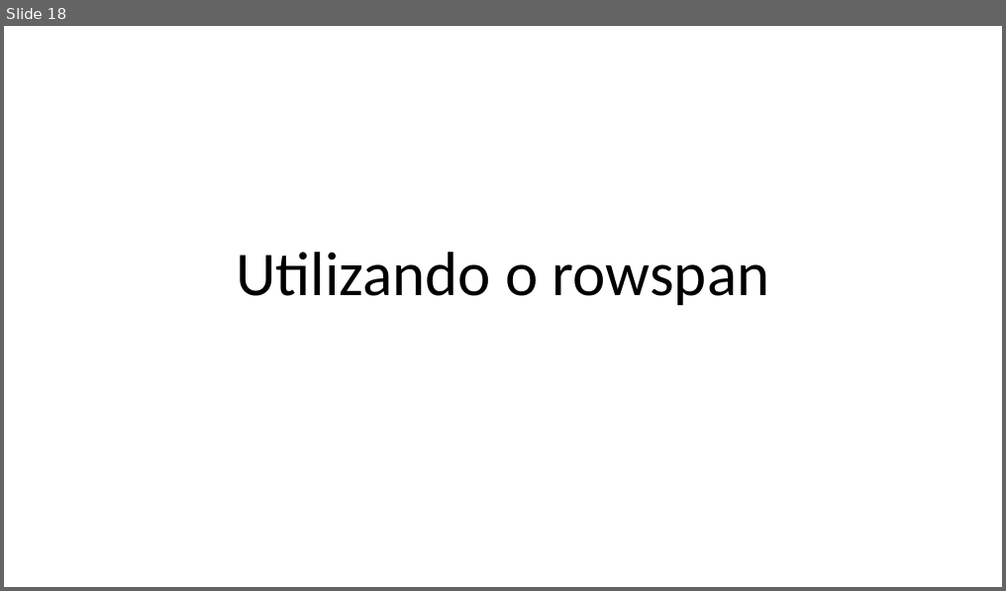
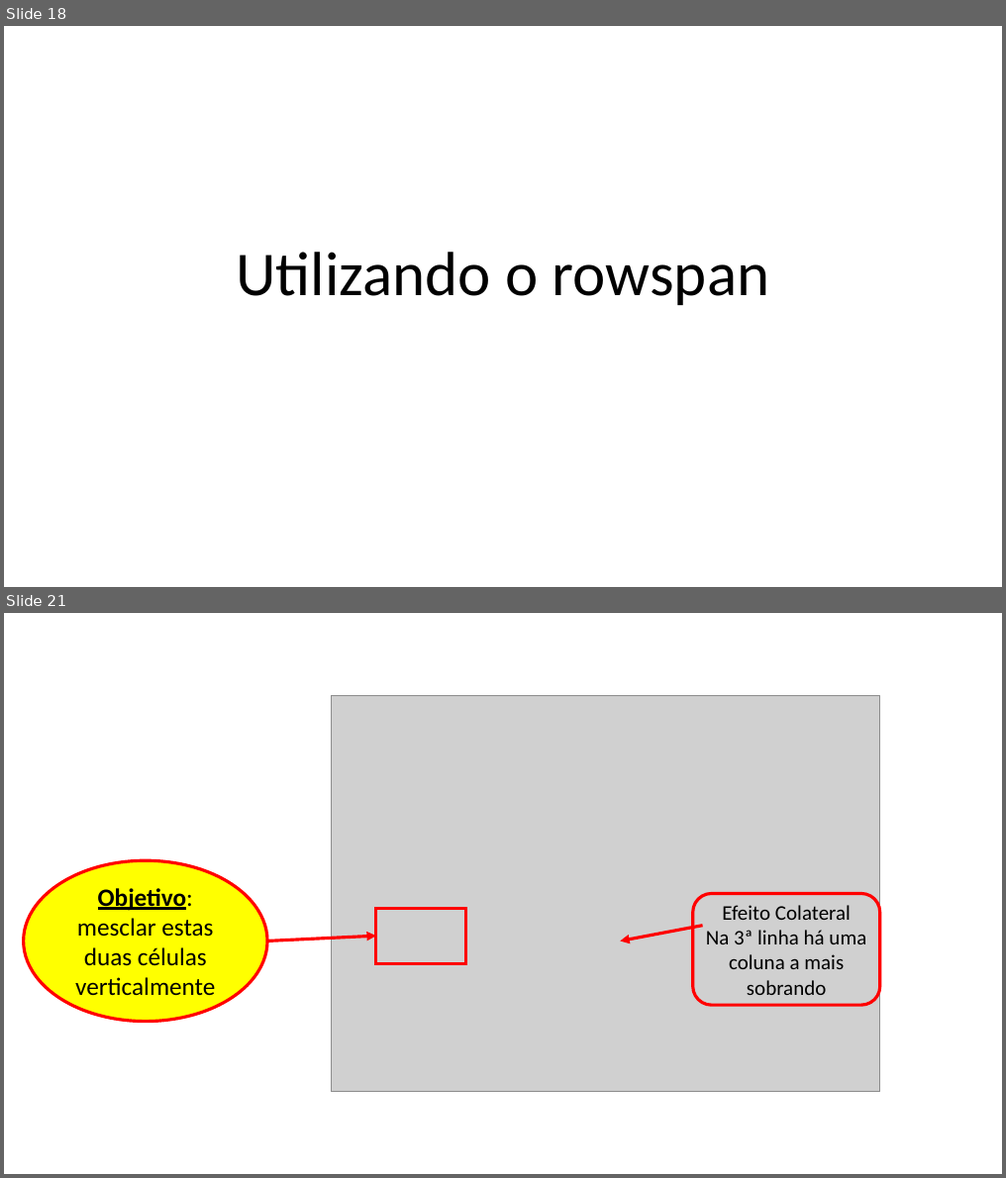
Before and after one commit to guilhermehsouza/AulaHTML, a slide deck: Aula 05 - Exemplo 4.pptx. Shown one above the other, each under a label of ours: slide 18 before the commit, slides 18 and 21 after it; the slides between them are not shown. The pictures are 1006x591 and 1006x1178 pixels, drawn with LibreOffice and Linux fonts; fonts in the diff are those of the drawing; grey boxes stand for pictures. Boxes give left, top, right and bottom in pixels: in the first picture for what was removed or moved away, otherwise in the second. Text is boxed around its words. In the diff, an @@ line names an element or a change of style, - is before the commit and + after.

```diff
--- a/Aula 05 - Exemplo 4.pptx
+++ b/Aula 05 - Exemplo 4.pptx
@@ slide 21 added at box(4, 613, 1002, 1174), background #FFFFFF @@
@@ picture added at box(331, 695, 880, 1092) @@
@@ ellipse added at box(24, 861, 267, 1022), fill #FFFF00, outline #FF0000 3 pt, 24 pt, text #000000 @@
+Objetivo: mesclar estas duas células verticalmente
@@ rectangle added at box(376, 908, 465, 963), outline #FF0000 3 pt @@
@@ rounded rectangle added at box(693, 894, 880, 1005), outline #FF0000 3 pt, 20 pt, text #000000 @@
+Efeito Colateral
+Na 3ª linha há uma coluna a mais sobrando
@@ arrow added from (267, 941) to (376, 936), #FF0000 3 pt @@
@@ arrow added from (703, 926) to (620, 941), #FF0000 3 pt @@
```
Also in this commit, not shown: 18 other slides added, 4 slides removed, 5 other files.
